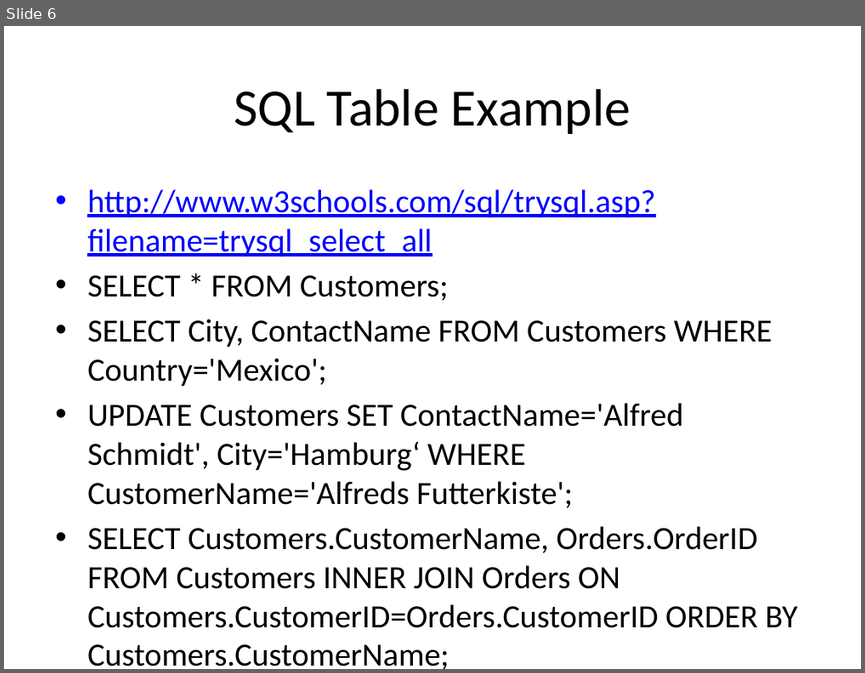
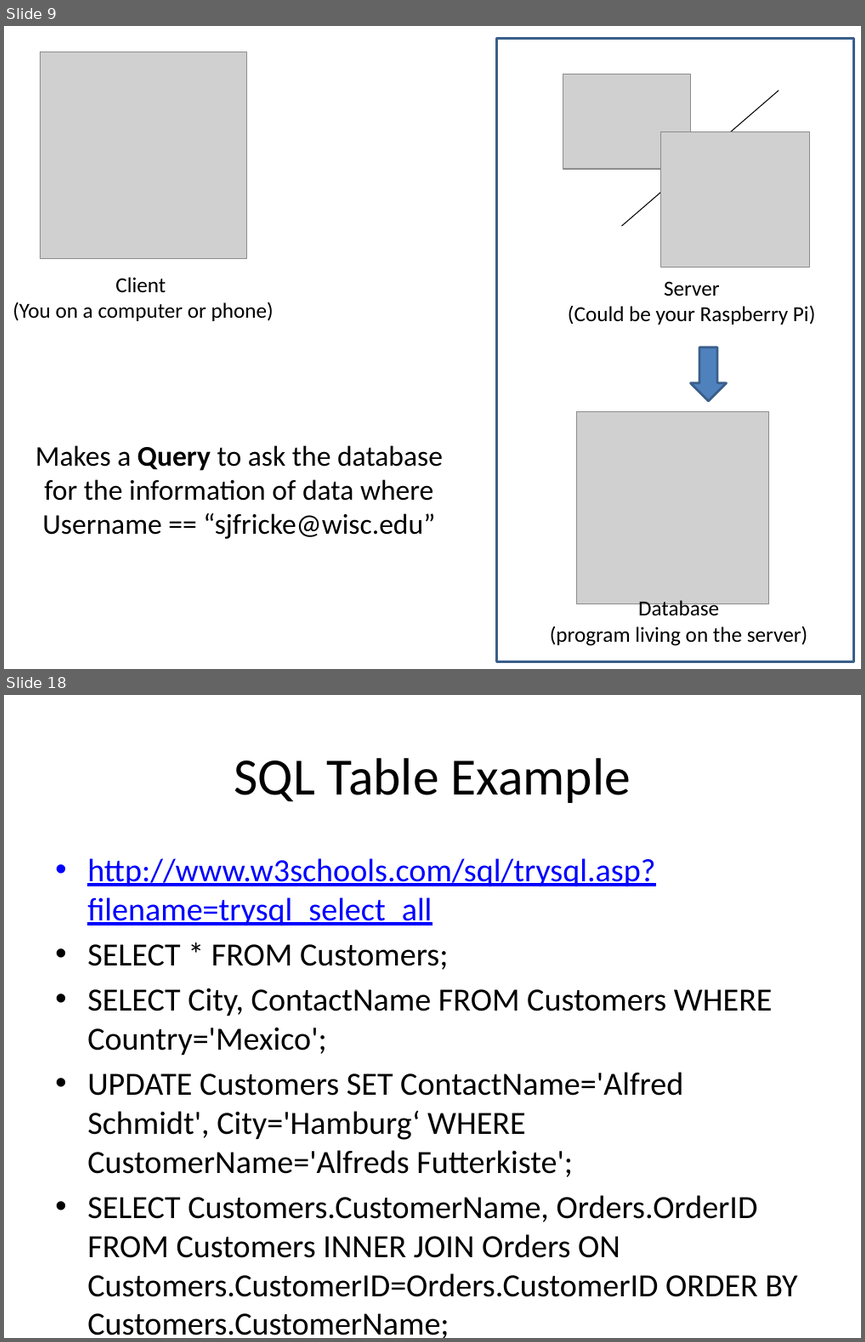
Before and after one commit to sjfricke/IEEE-Mini-Projects-UW-Madison, a slide deck: Tutorial/PowerPoint Versions/MongoDB and Databases.pptx. Shown one above the other, each under a label of ours: slide 6 before the commit, slides 9 and 18 after it; the slides between them are not shown. The pictures are 865x673 and 865x1342 pixels, drawn with LibreOffice and Linux fonts; fonts in the diff are those of the drawing; grey boxes stand for pictures. Boxes give left, top, right and bottom in pixels: in the first picture for what was removed or moved away, otherwise in the second. Text is boxed around its words. In the diff, an @@ line names an element or a change of style, - is before the commit and + after.

```diff
--- a/Tutorial/PowerPoint Versions/MongoDB and Databases.pptx
+++ b/Tutorial/PowerPoint Versions/MongoDB and Databases.pptx
@@ slide 9 added at box(4, 26, 861, 669), background #FFFFFF @@
@@ rectangle added at box(497, 39, 854, 662), outline #3A5F8C 2 pt @@
@@ picture added at box(40, 52, 246, 258) @@
@@ picture added at box(562, 74, 690, 168) @@
@@ line added from (622, 226) to (778, 91), #000000 0.75 pt @@
@@ picture added at box(661, 131, 810, 267) @@
@@ text added at box(12, 277, 273, 321), 18 pt, text #000000 @@
+Client
+(You on a computer or phone)
@@ text added at box(568, 281, 815, 324), 18 pt, text #000000 @@
+Server
+(Could be your Raspberry Pi)
@@ right arrow added at box(690, 347, 726, 400), fill #4F81BD, outline #3A5F8C 2 pt @@
@@ picture added at box(576, 412, 769, 604) @@
@@ text added at box(35, 445, 443, 539), 24 pt, text #000000 @@
+Makes a Query to ask the database for the information of data where Username == “sjfricke@wisc.edu”
@@ text added at box(550, 600, 807, 646), 18 pt, text #000000 @@
+Database
+(program living on the server)
@@ what was slide 6 is now slide 18 @@
```
Also in this commit, not shown: 9 slides changed, 12 other slides added, 1 other file.
